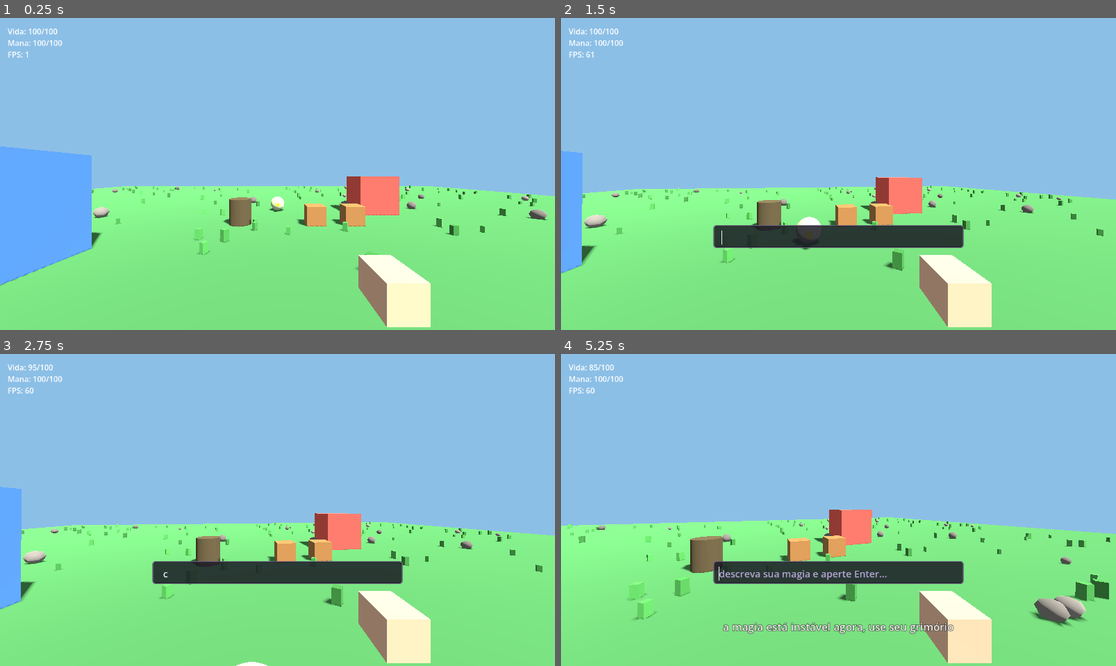
Above: before the commit, frames 1-4 (two rows, left to right).
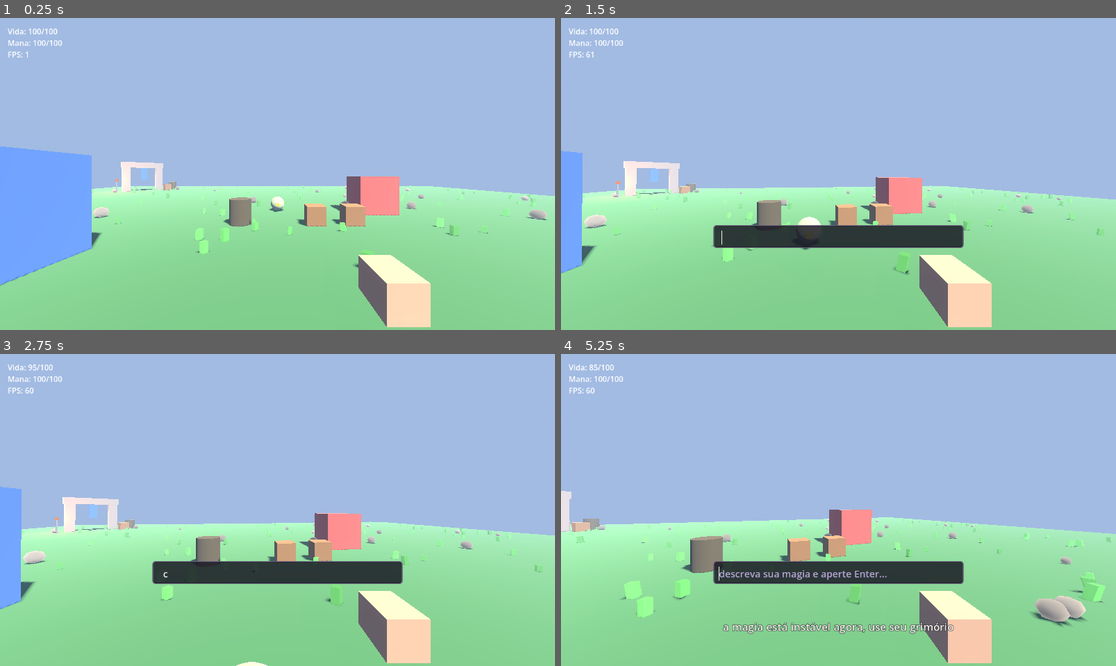
Above: after the commit, the same moments.

Repository: vitortosta4-design/Arcane-Forge
Game: Godot game, scene res://cenas/arena_teste.tscn
Two runs of this game, one before a commit and one after it. Both use one fixed random seed, a clock stepped at 60 frames per second and the inputs below.
Inputs (mouse positions are in pixels of both pictures, inside the frame that each line leads up to):
- Up to frame 1 (0.25 s): no input
- Up to frame 2 (1.5 s): tap Enter at 0.5 s; move the mouse to (866, 174) at 0.52 s; hold Q (abrir_conjuracao) 0.53-1.28 s; hold W (mover_frente) from 0.53 s (still down); tap Space (pular) at 0.77 s; move the mouse to (810, 174) at 1.27 s; click (810, 174) at 1.35 s
- Up to frame 3 (2.75 s): keep holding W (mover_frente); tap Space (pular) at 1.52 s; move the mouse to (288, 503) at 2.02 s; hold C (trocar_camera) from 2.03 s (still down)
- Up to frame 4 (5.25 s): keep holding W (mover_frente); move the mouse to (832, 516) at 2.77 s; release C (trocar_camera) at 2.78 s; tap Q (abrir_conjuracao) at 2.85 s; tap Space (pular) at 3.02, 3.5, 3.77, 4.52 s; move the mouse to (877, 513) at 3.52 s; press the mouse at (877, 513) at 3.53 s; move the mouse to (794, 506) at 4.27 s; release the mouse at (794, 506) at 4.28 s; tap C (trocar_camera) at 4.35 s; tap Enter at 5 s; move the mouse to (844, 510) at 5.02 s; hold Q (abrir_conjuracao) from 5.03 s (still down)

The runs differ from the first frame. In frame 1, 16% of the frame differs, in the area x 0-100%, y 46-100%; in frame 2, 18%; in frame 3, 18%; in frame 4, 19%, in the area x 0-100%, y 43-100%.

Commit message:
ADR-025/030: canto de atmosfera com shader toon, nevoa, ceu e brilho
Ambiente global da arena (barato, aplicado a arena toda):
- Ceu procedural (ProceduralSkyMaterial) em vez de cor solida, nevoa
  colorida por distancia, brilho (glow) ligado para as magias
  emissivas se destacarem.
- Luz direcional dourada quente + luz ambiente azulada fria, pelo
  contraste quente/frio da referencia docs/referencias/arte-conceito-01.png.
- Pedras e grama (ja existentes) ganham sombreamento toon (degraus de
  cor) e luz de contorno via shader novo (shaders/toon_contorno.gdshader).
  A grama tambem balanca com o vento (shaders/grama_vento.gdshader),
  cada touceira fora de fase da vizinha.

Canto de atmosfera (ADR-030, cenas/ambiente/canto_atmosfera.tscn): arco
de ruina de pedra, tocha com luz tremeluzente, faixa pendurada, caixas
e barril reaproveitados, tudo com o shader toon. Instanciado num canto
isolado da arena (-13,-13) para nao mexer no resto ainda.

Testado: 38 testes automaticos passando; jogo roda sem nenhum erro no
console; FPS medido disparando 8 bolas de fogo ao mesmo tempo dentro
do canto (via script temporario, depois removido) ficou em 53-60 FPS,
nunca abaixo da meta de 30. Investigado e descartado um erro de
"material null" que só acontecia se a explosao acontecesse no frame
zero da cena (antes do brilho terminar de inicializar) -- nao
acontece em jogo de verdade, onde sempre passa ao menos um frame antes
da primeira conjuracao.

Pendente: confirmacao visual por print (o Vitor esta longe do PC;
rodar o jogo e comparar com a referencia fica para quando ele voltar).

Co-Authored-By: Claude Sonnet 5 <noreply@anthropic.com>

Diff:
--- /dev/null
+++ b/jogo/cenas/ambiente/canto_atmosfera.tscn
@@ -0,0 +1,86 @@
+[gd_scene load_steps=8 format=3]
+
+[ext_resource type="Script" path="res://scripts/ambiente/canto_atmosfera.gd" id="1"]
+[ext_resource type="Shader" path="res://shaders/toon_contorno.gdshader" id="2"]
+[ext_resource type="PackedScene" path="res://cenas/caixa.tscn" id="3"]
+[ext_resource type="PackedScene" path="res://cenas/barril_inflamavel.tscn" id="4"]
+
+[sub_resource type="ShaderMaterial" id="ShaderMaterial_pedra"]
+shader = ExtResource("2")
+shader_parameter/cor_base = Color(0.55, 0.52, 0.5, 1)
+shader_parameter/contorno_intensidade = 0.45
+shader_parameter/contorno_mistura = 0.55
+shader_parameter/aspereza = 0.9
+
+[sub_resource type="ShaderMaterial" id="ShaderMaterial_faixa"]
+shader = ExtResource("2")
+shader_parameter/cor_base = Color(0.2, 0.35, 0.75, 1)
+shader_parameter/contorno_intensidade = 0.3
+shader_parameter/contorno_mistura = 0.5
+shader_parameter/aspereza = 0.7
+
+[sub_resource type="SphereMesh" id="SphereMesh_chama"]
+radius = 0.12
+height = 0.24
+
+[sub_resource type="StandardMaterial3D" id="StandardMaterial3D_chama"]
+shading_mode = 0
+albedo_color = Color(1, 0.55, 0.1, 1)
+emission_enabled = true
+emission = Color(1, 0.5, 0.05, 1)
+emission_energy_multiplier = 4.0
+
+[node name="CantoAtmosfera" type="Node3D"]
+script = ExtResource("1")
+
+[node name="PilarEsquerdo" type="CSGBox3D" parent="."]
+transform = Transform3D(1, 0, 0, 0, 1, 0, 0, 0, 1, -1.3, 1.1, 0)
+size = Vector3(0.55, 2.2, 0.55)
+use_collision = true
+collision_layer = 1
+material = SubResource("ShaderMaterial_pedra")
+
+[node name="PilarDireito" type="CSGBox3D" parent="."]
+transform = Transform3D(1, 0, 0, 0, 1, 0, 0, 0, 1, 1.3, 1.1, 0)
+size = Vector3(0.55, 2.2, 0.55)
+use_collision = true
+collision_layer = 1
+material = SubResource("ShaderMaterial_pedra")
+
+[node name="Lintel" type="CSGBox3D" parent="."]
+transform = Transform3D(1, 0, 0, 0, 1, 0, 0, 0, 1, 0, 2.45, 0)
+size = Vector3(3.3, 0.5, 0.6)
+use_collision = true
+collision_layer = 1
+material = SubResource("ShaderMaterial_pedra")
+
+[node name="Faixa" type="CSGBox3D" parent="."]
+transform = Transform3D(1, 0, 0, 0, 1, 0, 0, 0, 1, 0, 1.6, 0.32)
+size = Vector3(0.5, 1.1, 0.03)
+material = SubResource("ShaderMaterial_faixa")
+
+[node name="Tocha" type="Node3D" parent="."]
+transform = Transform3D(1, 0, 0, 0, 1, 0, 0, 0, 1, -2.0, 0, 0.6)
+
+[node name="Poste" type="CSGCylinder3D" parent="Tocha"]
+transform = Transform3D(1, 0, 0, 0, 1, 0, 0, 0, 1, 0, 0.5, 0)
+radius = 0.05
+height = 1.0
+sides = 6
+
+[node name="Chama" type="MeshInstance3D" parent="Tocha"]
+transform = Transform3D(1, 0, 0, 0, 1, 0, 0, 0, 1, 0, 1.05, 0)
+mesh = SubResource("SphereMesh_chama")
+surface_material_override/0 = SubResource("StandardMaterial3D_chama")
+
+[node name="Luz" type="OmniLight3D" parent="Tocha"]
+transform = Transform3D(1, 0, 0, 0, 1, 0, 0, 0, 1, 0, 1.05, 0)
+light_color = Color(1, 0.6, 0.2, 1)
+light_energy = 1.3
+omni_range = 5.0
+
+[node name="Caixa1" parent="." instance=ExtResource("3")]
+transform = Transform3D(1, 0, 0, 0, 1, 0, 0, 0, 1, 1.9, 0.3, 0.8)
+
+[node name="Barril1" parent="." instance=ExtResource("4")]
+transform = Transform3D(1, 0, 0, 0, 1, 0, 0, 0, 1, 2.5, 0, 0.3)
--- a/jogo/cenas/arena_teste.tscn
+++ b/jogo/cenas/arena_teste.tscn
@@ -8,6 +8,7 @@
 [ext_resource type="PackedScene" path="res://cenas/barril_inflamavel.tscn" id="6"]
 [ext_resource type="PackedScene" path="res://cenas/caixa_conjuracao.tscn" id="7"]
 [ext_resource type="Script" path="res://scripts/ambiente/decorador_terreno.gd" id="8"]
+[ext_resource type="PackedScene" path="res://cenas/ambiente/canto_atmosfera.tscn" id="9"]
 
 [sub_resource type="PlaneMesh" id="PlaneMesh_chao"]
 size = Vector2(40, 40)
@@ -24,12 +25,29 @@
 [sub_resource type="StandardMaterial3D" id="StandardMaterial3D_obstaculo2"]
 albedo_color = Color(0.3, 0.5, 0.85, 1)
 
+[sub_resource type="ProceduralSkyMaterial" id="ProceduralSkyMaterial_arena"]
+sky_top_color = Color(0.22, 0.48, 0.95, 1)
+sky_horizon_color = Color(0.75, 0.82, 0.93, 1)
+ground_bottom_color = Color(0.32, 0.28, 0.26, 1)
+ground_horizon_color = Color(0.75, 0.82, 0.93, 1)
+sun_angle_max = 25.0
+
+[sub_resource type="Sky" id="Sky_arena"]
+sky_material = SubResource("ProceduralSkyMaterial_arena")
+
 [sub_resource type="Environment" id="Environment_arena"]
-background_mode = 1
-background_color = Color(0.55, 0.75, 0.9, 1)
+background_mode = 2
+sky = SubResource("Sky_arena")
 ambient_light_source = 2
-ambient_light_color = Color(0.8, 0.85, 0.9, 1)
-ambient_light_energy = 0.6
+ambient_light_color = Color(0.55, 0.65, 0.88, 1)
+ambient_light_energy = 0.55
+fog_enabled = true
+fog_light_color = Color(0.62, 0.72, 0.88, 1)
+fog_density = 0.015
+glow_enabled = true
+glow_intensity = 0.8
+glow_bloom = 0.1
+glow_hdr_threshold = 1.0
 
 [node name="ArenaTeste" type="Node3D"]
 script = ExtResource("1")
@@ -39,6 +57,8 @@
 
 [node name="DirectionalLight3D" type="DirectionalLight3D" parent="."]
 transform = Transform3D(0.8, -0.5, 0.35, 0, 0.6, 0.8, -0.6, -0.65, 0.47, 0, 8, 0)
+light_color = Color(1, 0.92, 0.78, 1)
+light_energy = 1.15
 shadow_enabled = true
 
 [node name="Chao" type="StaticBody3D" parent="."]
@@ -89,6 +109,9 @@
 [node name="BarrilInflamavel" parent="." instance=ExtResource("6")]
 transform = Transform3D(1, 0, 0, 0, 1, 0, 0, 0, 1, -1.2, 0, -1)
 
+[node name="CantoAtmosfera" parent="." instance=ExtResource("9")]
+transform = Transform3D(0.7, 0, 0.71, 0, 1, 0, -0.71, 0, 0.7, -13, 0, -13)
+
 [node name="HUD" parent="." instance=ExtResource("4")]
 
 [node name="CaixaConjuracao" parent="." instance=ExtResource("7")]
--- /dev/null
+++ b/jogo/scripts/ambiente/canto_atmosfera.gd
@@ -0,0 +1,15 @@
+extends Node3D
+## Tocha do canto de atmosfera (ADR-025/030): luz quente que tremula, barato
+## (só uma OmniLight3D e duas senoides somadas, sem partículas).
+
+@onready var _luz: OmniLight3D = $Tocha/Luz
+@onready var _chama: MeshInstance3D = $Tocha/Chama
+
+var _tempo := 0.0
+
+
+func _process(delta: float) -> void:
+	_tempo += delta
+	var tremular := sin(_tempo * 9.0) * 0.15 + sin(_tempo * 23.0) * 0.08
+	_luz.light_energy = 1.3 + tremular
+	_chama.scale = Vector3.ONE * (1.0 + tremular * 0.3)
--- a/jogo/scripts/ambiente/decorador_terreno.gd
+++ b/jogo/scripts/ambiente/decorador_terreno.gd
@@ -55,15 +55,19 @@
 	alvo.multimesh = multi
 
 
+const ShaderToon := preload("res://shaders/toon_contorno.gdshader")
+const ShaderGramaVento := preload("res://shaders/grama_vento.gdshader")
+
+
 func _criar_malha_rocha() -> Mesh:
 	var malha := SphereMesh.new()
 	malha.radius = 0.4
 	malha.height = 0.7
 	malha.radial_segments = 6
 	malha.rings = 3
-	var material := StandardMaterial3D.new()
-	material.albedo_color = Color(0.5, 0.47, 0.43)
-	material.vertex_color_use_as_albedo = true
+	var material := ShaderMaterial.new()
+	material.shader = ShaderToon
+	material.set_shader_parameter("cor_base", Color(0.5, 0.47, 0.43))
 	malha.surface_set_material(0, material)
 	return malha
 
@@ -71,8 +75,9 @@
 func _criar_malha_grama() -> Mesh:
 	var malha := BoxMesh.new()
 	malha.size = Vector3(0.12, 0.45, 0.12)
-	var material := StandardMaterial3D.new()
-	material.albedo_color = Color(0.3, 0.6, 0.28)
-	material.vertex_color_use_as_albedo = true
+	var material := ShaderMaterial.new()
+	material.shader = ShaderGramaVento
+	material.set_shader_parameter("cor_base", Color(0.3, 0.6, 0.28))
+	material.set_shader_parameter("meia_altura", 0.225)
 	malha.surface_set_material(0, material)
 	return malha
--- /dev/null
+++ b/jogo/shaders/grama_vento.gdshader
@@ -0,0 +1,28 @@
+// Mesmo visual toon + contorno do toon_contorno.gdshader, mais um balanço
+// de vento barato (só desloca o topo da lâmina, a base fica presa no chão).
+// Cada touceira balança fora de fase da vizinha, usando a posição dela no
+// mundo, para não parecer tudo balançando igual feito soldadinho.
+shader_type spatial;
+render_mode diffuse_toon, specular_toon, cull_disabled;
+
+uniform vec4 cor_base : source_color = vec4(0.3, 0.6, 0.28, 1.0);
+uniform float contorno_intensidade : hint_range(0.0, 1.0) = 0.3;
+uniform float contorno_mistura : hint_range(0.0, 1.0) = 0.5;
+uniform float vento_forca : hint_range(0.0, 0.3) = 0.1;
+uniform float vento_velocidade : hint_range(0.0, 5.0) = 1.6;
+uniform float meia_altura : hint_range(0.01, 2.0) = 0.225;
+
+void vertex() {
+	vec3 pos_mundo = (MODEL_MATRIX * vec4(0.0, 0.0, 0.0, 1.0)).xyz;
+	float fase = pos_mundo.x * 0.6 + pos_mundo.z * 0.6;
+	float balanco = sin(TIME * vento_velocidade + fase) * vento_forca;
+	float peso = clamp((VERTEX.y + meia_altura) / (meia_altura * 2.0), 0.0, 1.0);
+	VERTEX.x += balanco * peso;
+	VERTEX.z += balanco * 0.6 * peso;
+}
+
+void fragment() {
+	ALBEDO = cor_base.rgb * COLOR.rgb;
+	RIM = contorno_intensidade;
+	RIM_TINT = contorno_mistura;
+}
--- /dev/null
+++ b/jogo/shaders/toon_contorno.gdshader
@@ -0,0 +1,17 @@
+// Sombreamento toon (degraus de cor) + luz de contorno (rim light), barato
+// o bastante para o hardware mínimo (ADR-025). Usa os modos embutidos do
+// Godot (diffuse_toon/specular_toon) em vez de calcular luz na mão.
+shader_type spatial;
+render_mode diffuse_toon, specular_toon, cull_back;
+
+uniform vec4 cor_base : source_color = vec4(1.0, 1.0, 1.0, 1.0);
+uniform float contorno_intensidade : hint_range(0.0, 1.0) = 0.45;
+uniform float contorno_mistura : hint_range(0.0, 1.0) = 0.55;
+uniform float aspereza : hint_range(0.0, 1.0) = 0.9;
+
+void fragment() {
+	ALBEDO = cor_base.rgb * COLOR.rgb;
+	ROUGHNESS = aspereza;
+	RIM = contorno_intensidade;
+	RIM_TINT = contorno_mistura;
+}
Not shown, added: jogo/scripts/ambiente/canto_atmosfera.gd.uid
Not shown, added: jogo/shaders/grama_vento.gdshader.uid
Not shown, added: jogo/shaders/toon_contorno.gdshader.uid
